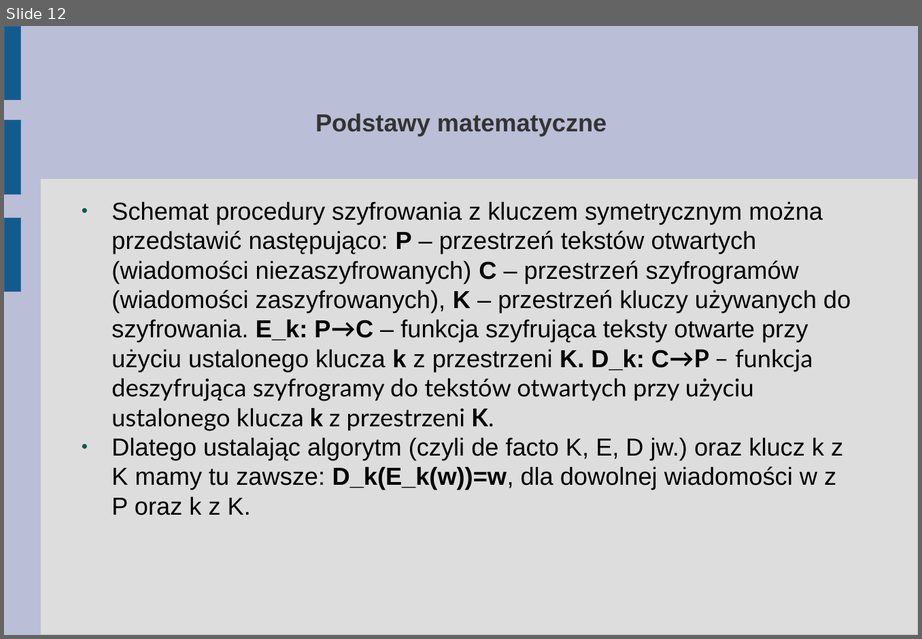
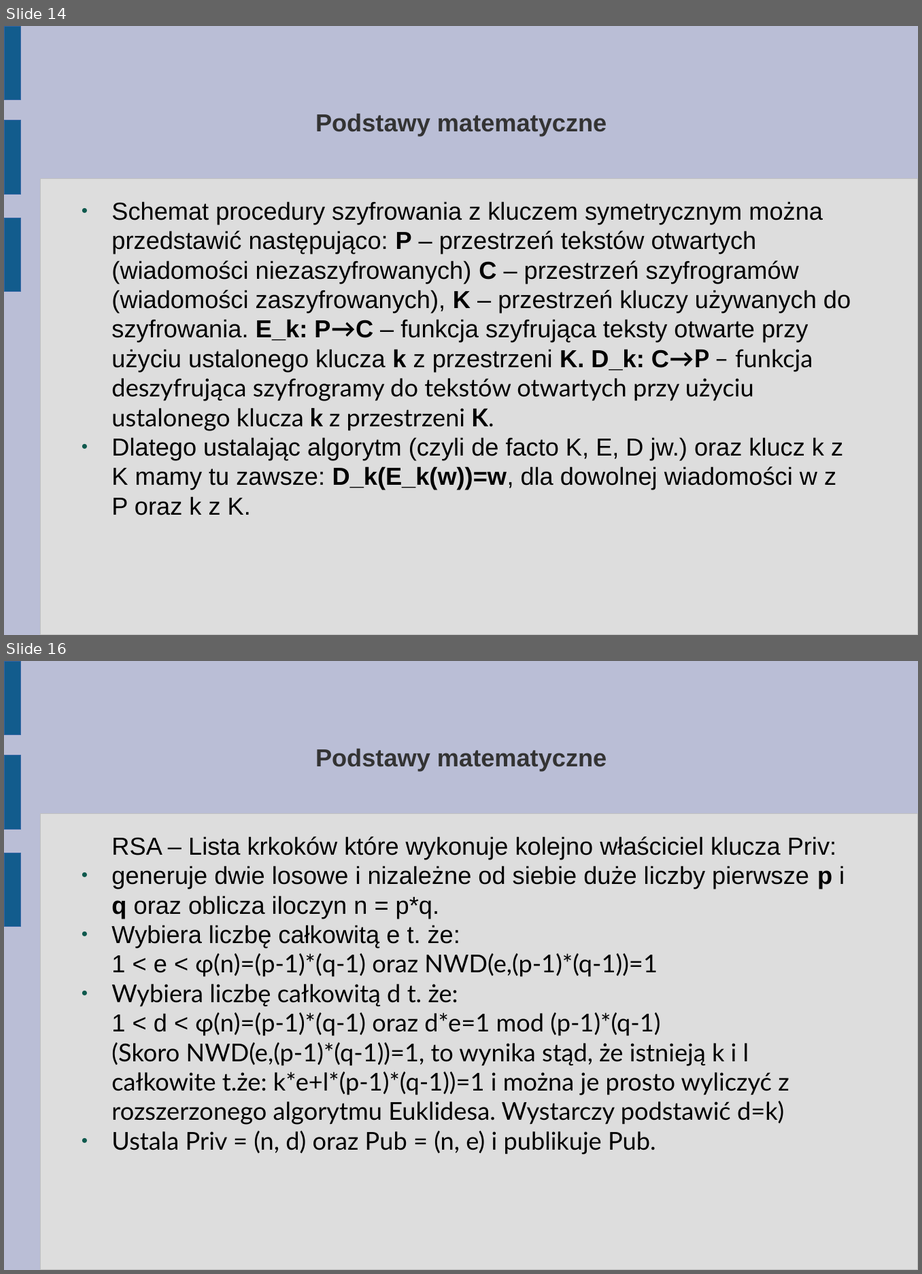
Before and after one commit to abhay123lp/internetvotingsystem, a slide deck: Tutorial/3. Troche matematyki (dla zainteresowanych).odp. Shown one above the other, each under a label of ours: slide 12 before the commit, slides 14 and 16 after it; the slides between them are not shown. The pictures are 922x639 and 922x1274 pixels, drawn with LibreOffice and Linux fonts; fonts in the diff are those of the drawing. Boxes give left, top, right and bottom in pixels: in the first picture for what was removed or moved away, otherwise in the second. Text is boxed around its words. In the diff, an @@ line names an element or a change of style, - is before the commit and + after.

Commit message:
Algorytm Euklidesa i Podstawowa idea RSA - dodane

```diff
--- a/Tutorial/3. Troche matematyki (dla zainteresowanych).odp
+++ b/Tutorial/3. Troche matematyki (dla zainteresowanych).odp
@@ slide 16 added at (4, 661, 918, 1270), background #BABED6; not listed: 4 template elements that a slide beside it also shows @@
@@ title added at (315, 749, 606, 770), 20.6 pt, text #333333, bold @@
+Podstawy matematyczne
@@ text added at (111, 836, 844, 1155), 20.6 pt, text #000000 @@
+RSA – Lista krkoków które wykonuje kolejno właściciel klucza Priv:
+● generuje dwie losowe i nizależne od siebie duże liczby pierwsze p i q oraz oblicza iloczyn n = p*q.
+● Wybiera liczbę całkowitą e t. że:
+1 < e < φ(n)=(p-1)*(q-1) oraz NWD(e,(p-1)*(q-1))=1
+● Wybiera liczbę całkowitą d t. że:
+1 < d < φ(n)=(p-1)*(q-1) oraz d*e=1 mod (p-1)*(q-1)
+(Skoro NWD(e,(p-1)*(q-1))=1, to wynika stąd, że istnieją k i l całkowite t.że: k*e+l*(p-1)*(q-1))=1 i można je prosto wyliczyć z rozszerzonego algorytmu Euklidesa. Wystarczy podstawić d=k)
+● Ustala Priv = (n, d) oraz Pub = (n, e) i publikuje Pub.
@@ what was slide 12 is now slide 14 @@
```
Also in this commit, not shown: 2 slides changed, 4 other slides added.
